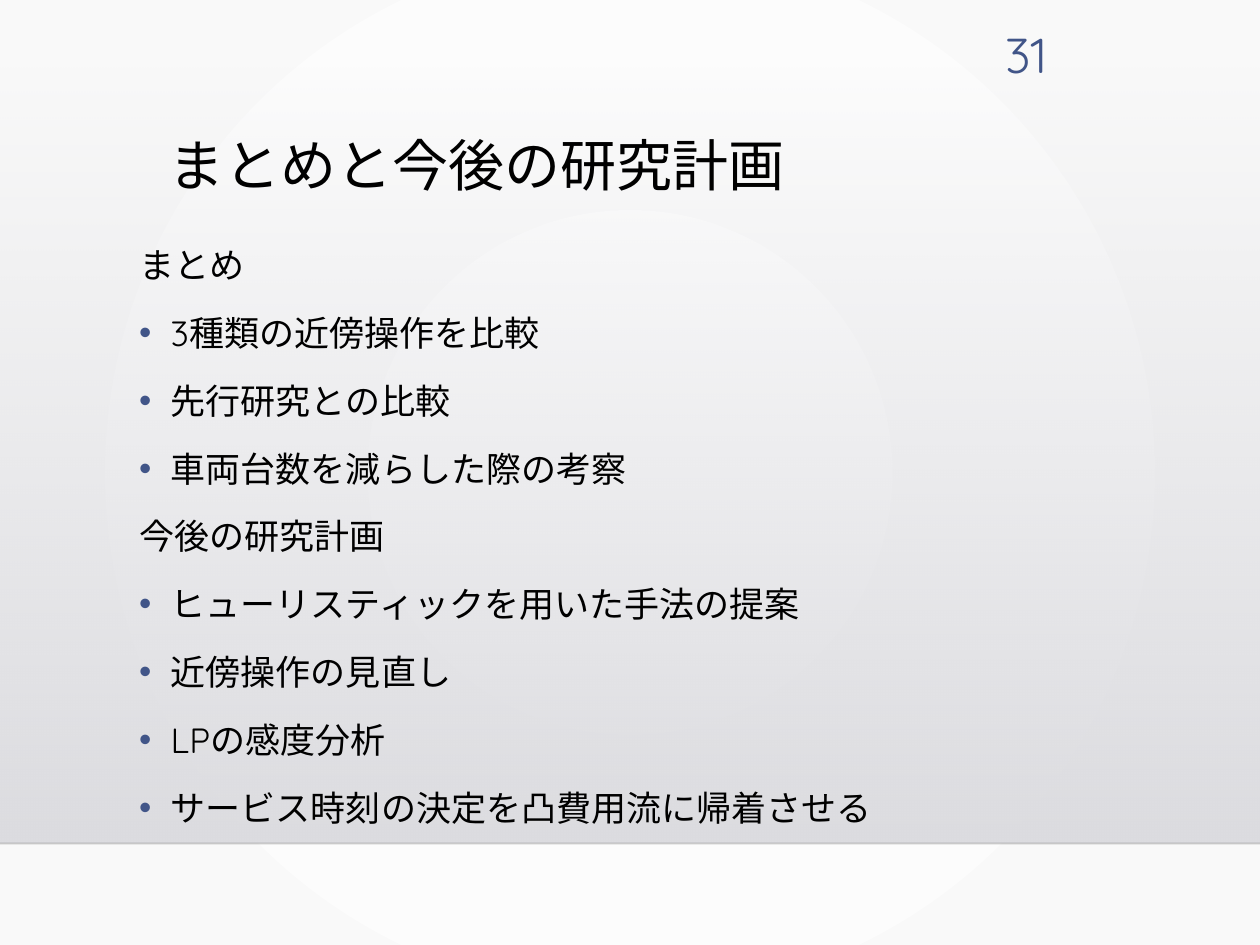
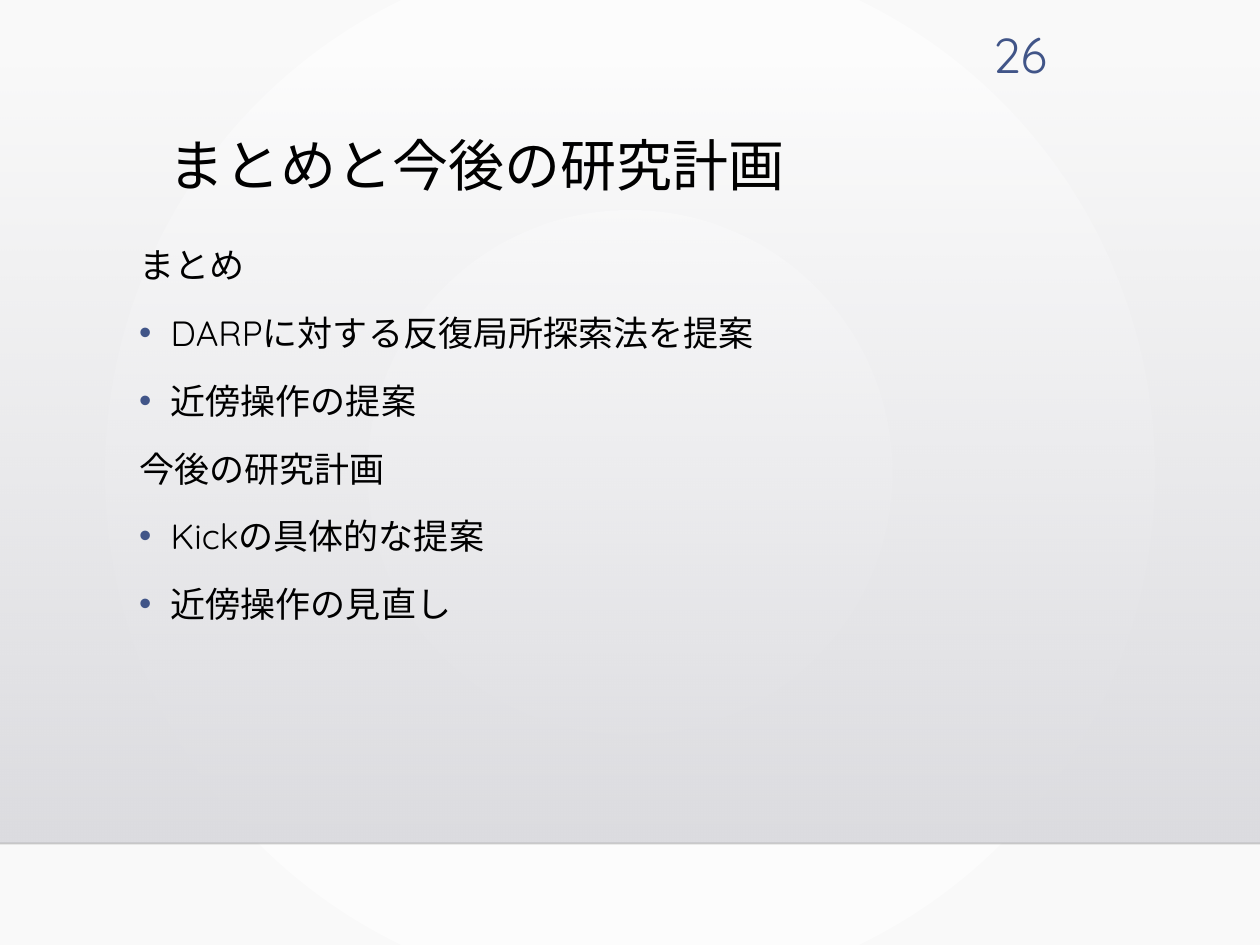
Before and after one commit to kotaro400/DARP, a slide deck: slide 26 of 中間発表_M1.pptx (slide 31 before the commit). Drawn at 1260x945 pixels with LibreOffice and Linux fonts; fonts in the diff are those of the drawing; background and template pictures are left out. Boxes give left, top, right and bottom in pixels: in the first picture for what was removed or moved away, otherwise in the second. Text is boxed around its words. In the diff, an @@ line names an element or a change of style, - is before the commit and + after.

```diff
--- a/中間発表_M1.pptx
+++ b/中間発表_M1.pptx
@@ page number at [993,37,1047,74]: text changed @@
-31
+26
@@ text at [171,316,754,417]: text changed @@
-• 3種類の近傍操作を比較
-• 先行研究との比較
-• 車両台数を減らした際の考察
+• DARPに対する反復局所探索法を提案
+• 近傍操作の提案
@@ text at [171,519,484,552]: text changed @@
-• ヒューリスティックを用いた手法の提案
+• Kickの具体的な提案
@@ text at [171,723,872,824]: paragraphs removed @@
-• LPの感度分析
-• サービス時刻の決定を凸費用流に帰着させる
```
Also in this commit, not shown: 3 other slides changed, 1 slide added, 6 slides removed, 10 other files.
